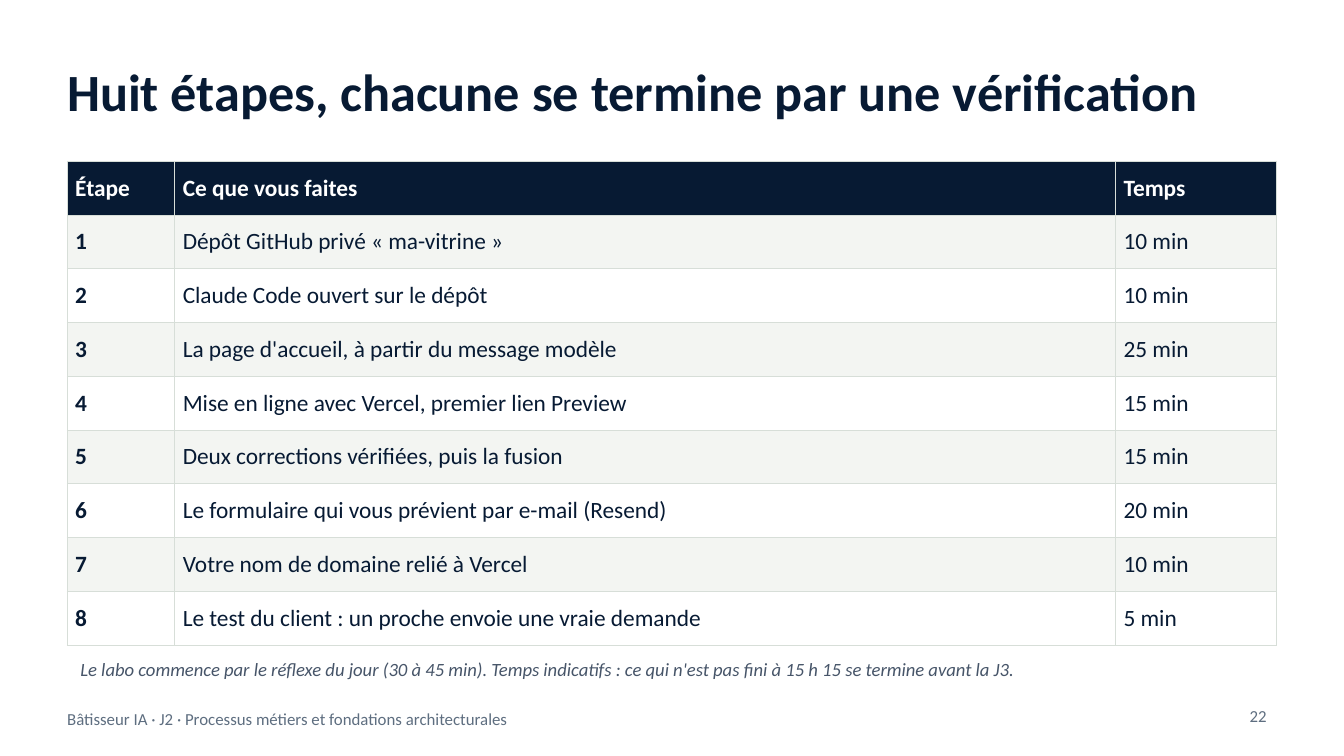
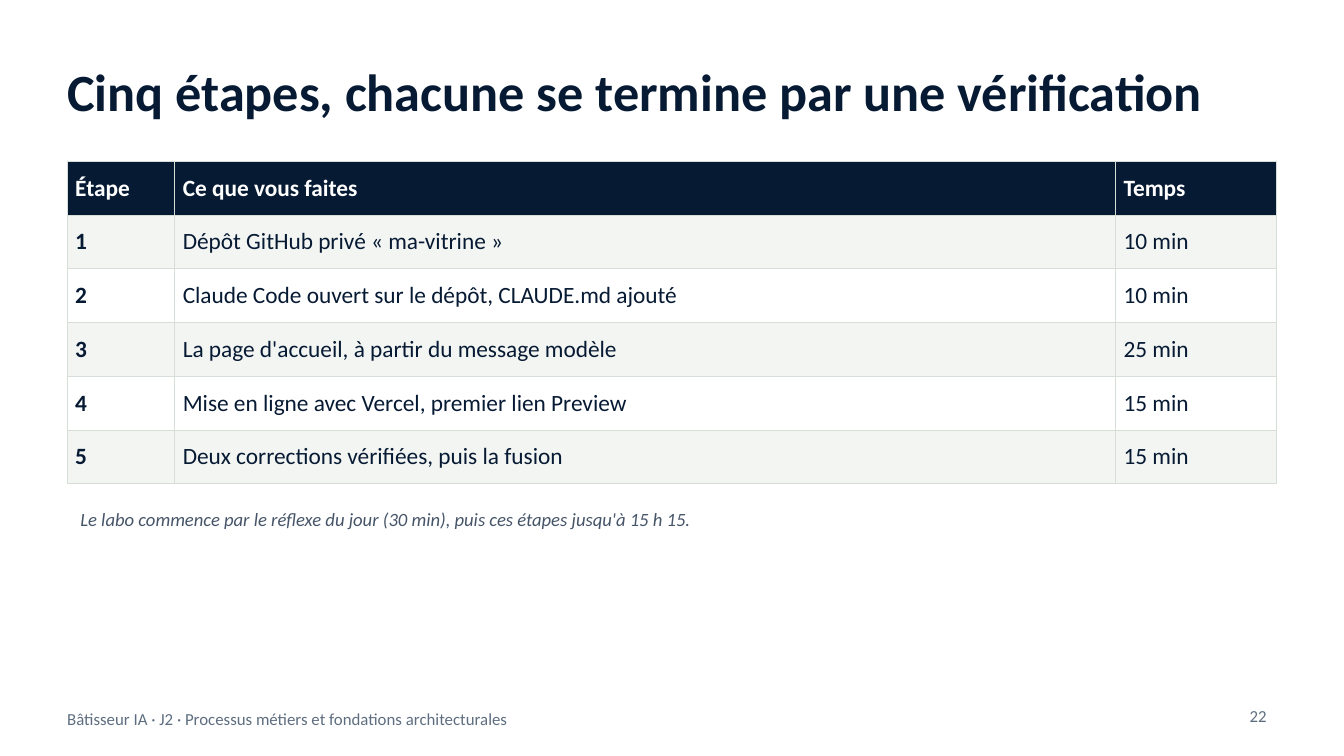
Before and after one commit to benyG/cisspbootcamp, a slide deck: slide 22 of content/library/files/Batisseur-IA-J2.pptx. Drawn at 1344x756 pixels with LibreOffice and Linux fonts; fonts in the diff are those of the drawing. Boxes give left, top, right and bottom in pixels: in the first picture for what was removed or moved away, otherwise in the second. Text is boxed around its words. In the diff, an @@ line names an element or a change of style, - is before the commit and + after.

```diff
--- a/content/library/files/Batisseur-IA-J2.pptx
+++ b/content/library/files/Batisseur-IA-J2.pptx
@@ title at (x1=67, y1=74, x2=1202, y2=120): text changed @@
-Huit étapes, chacune se termine par une vérification
+Cinq étapes, chacune se termine par une vérification
@@ table at (x1=67, y1=161, x2=1277, y2=484) @@
-row 3, column 2: Claude Code ouvert sur le dépôt
+row 3, column 2: Claude Code ouvert sur le dépôt, CLAUDE.md ajouté
-row 7: 6 | Le formulaire qui vous prévient par e-mail (Resend) | 20 min
-row 8: 7 | Votre nom de domaine relié à Vercel | 10 min
-row 9: 8 | Le test du client : un proche envoie une vraie demande | 5 min
@@ text at (x1=80, y1=512, x2=691, y2=529): text changed @@
-Le labo commence par le réflexe du jour (30 à 45 min). Temps indicatifs : ce qui n'est pas fini à 15 h 15 se termine avant la J3.
+Le labo commence par le réflexe du jour (30 min), puis ces étapes jusqu'à 15 h 15.
```
Also in this commit, not shown: 5 other slides changed, 13 other files.
